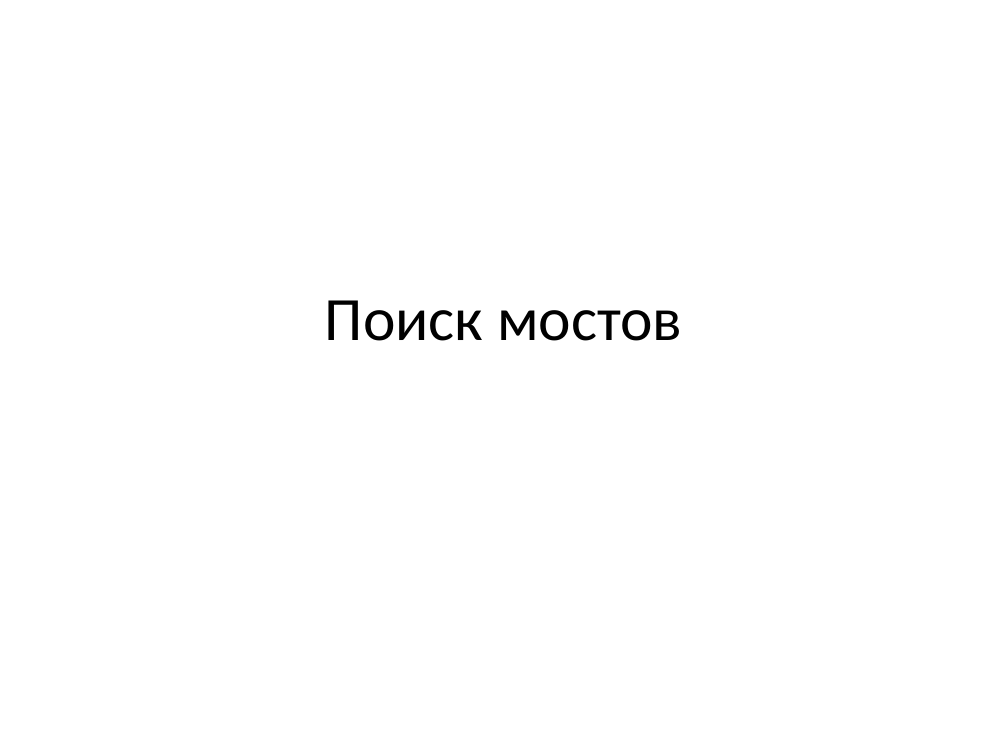
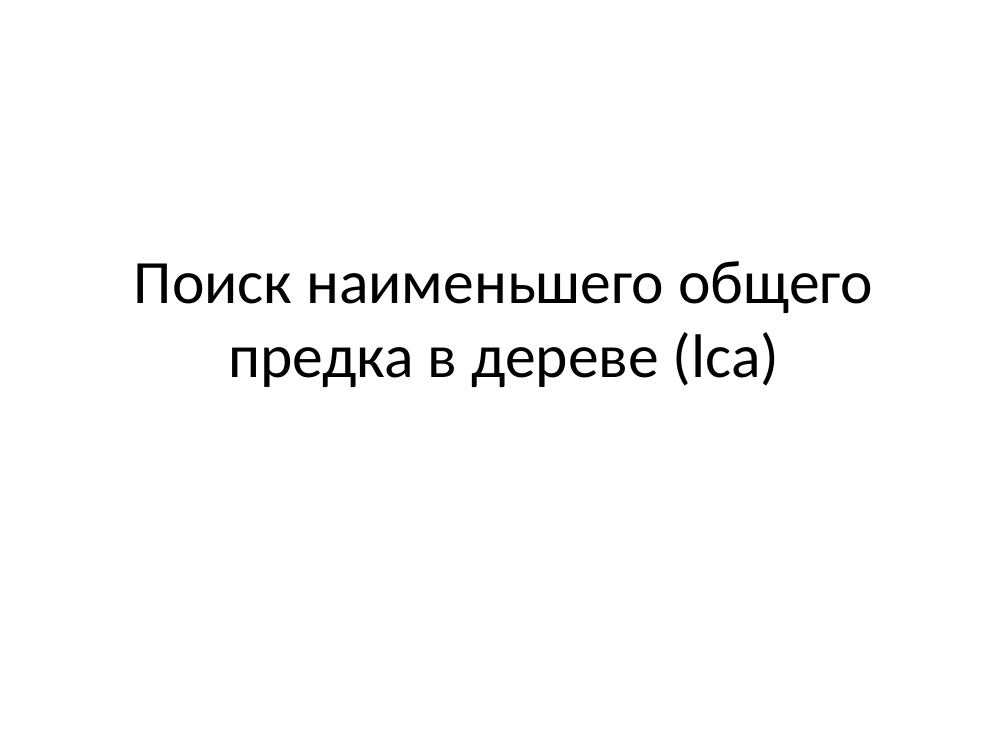
Before and after one commit to SteinbergOB/ANG, a slide deck: slide 2 of Презентации/Лекция 2.pptx (slide 3 before the commit). Drawn at 1008x756 pixels with LibreOffice and Linux fonts; fonts in the diff are those of the drawing. Boxes give left, top, right and bottom in pixels: in the first picture for what was removed or moved away, otherwise in the second. Text is boxed around its words. In the diff, an @@ line names an element or a change of style, - is before the commit and + after.

```diff
--- a/Презентации/Лекция 2.pptx
+++ b/Презентации/Лекция 2.pptx
@@ title at (x1=134, y1=261, x2=873, y2=387): text changed @@
-Поиск мостов
+Поиск наименьшего общего предка в дереве (lca)
```
Also in this commit, not shown: 24 slides added, 3 other files.
